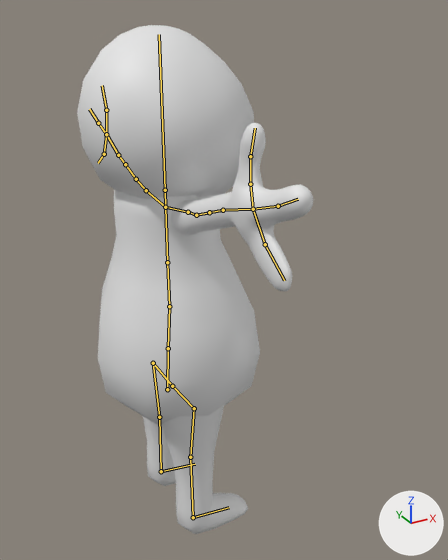
An edit to the Blender file Assets/MyMainLittleGuy.blend, drawn before and after from the same camera.
The view is the same before and after, from a 50 mm lens placed at (-1.18, -2.74, 1.95), pointed at (0.29, -0.08, 0.62). The axes (+X, +Y, +Z) are drawn at lower right. The lights are the same throughout. The bones that bend it are drawn over the model as lines.
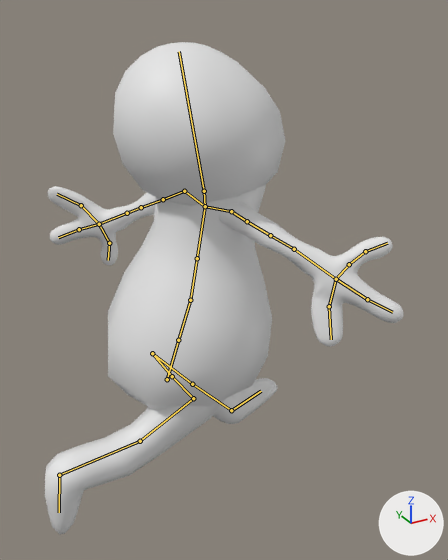
The newer file adds an action. The first version stands in its rest pose; the second is drawn at frame 0 of the action 'ArmatureAction'.

Changed parts and their boxes (x1, y1, x2, y2) in the pictures (448 x 560 px):
'Cube.002', posed (51% wider)
    before: (77, 25, 313, 534)
    after: (45, 42, 403, 535)
bone 'Bone', root to tip
    before: (167, 389) to (168, 348)
    after: (167, 379) to (178, 340)
bone 'Bone.001', root to tip
    before: (169, 306) to (167, 262)
    after: (190, 300) to (197, 258)
bone 'Bone.005', root to tip
    before: (188, 212) to (196, 215)
    after: (231, 211) to (247, 221)
bone 'Bone.008', root to tip
    before: (223, 210) to (253, 209)
    after: (294, 249) to (336, 279)
bone 'Bone.017', root to tip
    before: (146, 190) to (136, 179)
    after: (184, 191) to (163, 199)
bone 'Bone.020', root to tip
    before: (118, 155) to (106, 134)
    after: (127, 213) to (99, 224)
bone 'Bone.033', root to tip
    before: (165, 207) to (165, 190)
    after: (205, 206) to (204, 191)
bone 'Bone.034', root to tip
    before: (165, 190) to (159, 34)
    after: (204, 191) to (179, 51)
bone 'Bone.027', root to tip
    before: (172, 386) to (194, 408)
    after: (172, 376) to (193, 398)
bone 'Bone.029', root to tip
    before: (194, 408) to (190, 457)
    after: (193, 398) to (140, 441)
bone 'Bone.030', root to tip
    before: (190, 457) to (193, 517)
    after: (140, 441) to (59, 475)
bone 'Bone.035', root to tip
    before: (193, 517) to (229, 507)
    after: (59, 475) to (59, 512)
bone 'Bone.028', root to tip
    before: (172, 386) to (153, 363)
    after: (172, 376) to (152, 353)
bone 'Bone.031', root to tip
    before: (153, 363) to (159, 417)
    after: (152, 353) to (192, 384)
bone 'Bone.036', root to tip
    before: (161, 471) to (195, 464)
    after: (231, 410) to (261, 391)

The change in detail:
Bone 'Bone' (bone_bone) moves from (0.0, 0.0, 0.0) to (-0.007, 0.064, 0.001).
Bone 'Bone' (bone_bone) turns from (0, 0, 0) to (7, 2, -14) degrees about its own x, y and z.
Bone 'Bone' (bone_bone) is rescaled from (1.0, 1.0, 1.0) to (0.99, 0.94, 1.0).
Bone 'Bone.001' (bone_bone_001) turns from (0, 0, 0) to (0, 0, 5) degrees about its own x, y and z.
Bone 'Bone.005' (bone_bone_005) turns from (0, 0, 0) to (59, 57, -4) degrees about its own x, y and z.
Bone 'Bone.008' (bone_bone_008) turns from (0, 0, 0) to (3, -75, 2) degrees about its own x, y and z.
Bone 'Bone.017' (bone_bone_017) turns from (0, 0, 0) to (-78, 46, -27) degrees about its own x, y and z.
Bone 'Bone.020' (bone_bone_020) turns from (0, 0, 0) to (-76, 78, -75) degrees about its own x, y and z.
Bone 'Bone.033' (bone_bone_033) turns from (0, 0, 0) to (0, 0, 13) degrees about its own x, y and z.
Bone 'Bone.034' (bone_bone_034) turns from (0, 0, 0) to (0, 0, 7) degrees about its own x, y and z.
Bone 'Bone.027' (bone_bone_027) moves from (0.0, 0.0, 0.0) to (0.0, 0.004, -0.064).
Bone 'Bone.027' (bone_bone_027) is rescaled from (1.0, 1.0, 1.0) to (1.0, 1.0, 0.94).
Bone 'Bone.029' (bone_bone_029) turns from (0, 0, 0) to (4, 7, 52) degrees about its own x, y and z.
Bone 'Bone.030' (bone_bone_030) turns from (0, 0, 0) to (0, -1, 32) degrees about its own x, y and z.
Bone 'Bone.035' (bone_bone_035) turns from (0, 0, 0) to (-4, 0, 1) degrees about its own x, y and z.
Bone 'Bone.028' (bone_bone_028) moves from (0.0, 0.0, 0.0) to (0.0, 0.0, 0.064).
Bone 'Bone.028' (bone_bone_028) is rescaled from (1.0, 1.0, 1.0) to (1.0, 1.0, 0.94).
Bone 'Bone.031' (bone_bone_031) turns from (0, 0, 0) to (-2, 7, -41) degrees about its own x, y and z.
Bone 'Bone.036' (bone_bone_036) turns from (0, 0, 0) to (-13, 0, 2) degrees about its own x, y and z.
